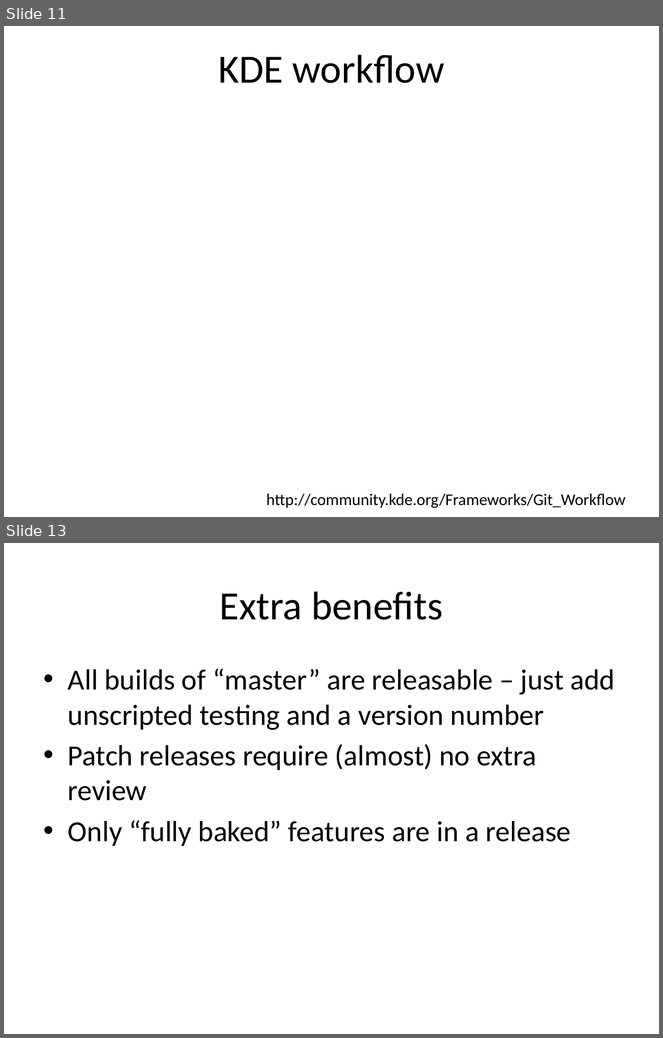
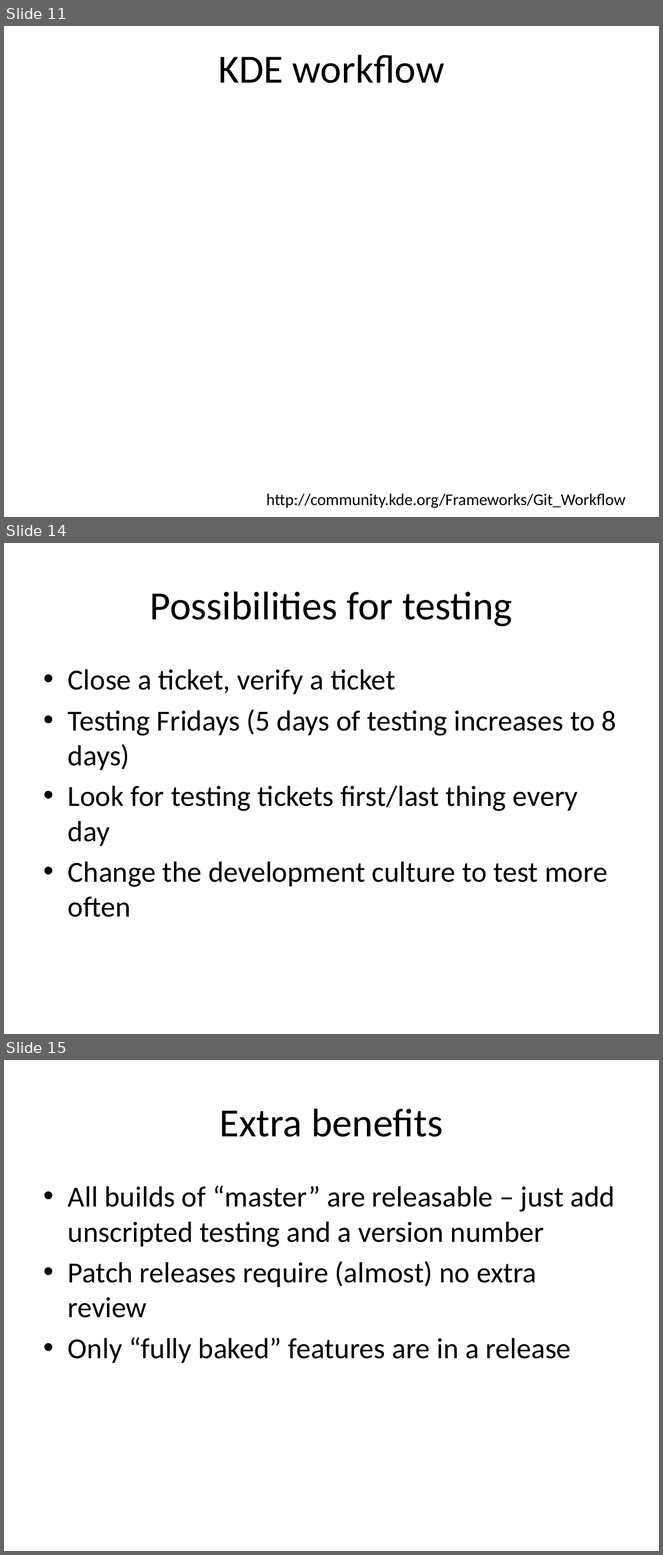
Before and after one commit to mantidproject/documents, a slide deck: Presentations/DevMeeting20120208_stablemaster.pptx. Shown one above the other, each under a label of ours: slides 11 and 13 before the commit, slides 11, 14 and 15 after it; the slides between them are not shown. The pictures are 663x1038 and 663x1555 pixels, drawn with LibreOffice and Linux fonts; fonts in the diff are those of the drawing; background and template pictures are left out. Boxes give left, top, right and bottom in pixels: in the first picture for what was removed or moved away, otherwise in the second. Text is boxed around its words. In the diff, an @@ line names an element or a change of style, - is before the commit and + after.

```diff
--- a/Presentations/DevMeeting20120208_stablemaster.pptx
+++ b/Presentations/DevMeeting20120208_stablemaster.pptx
@@ slide 14 added at [4,543,659,1034], background #FFFFFF @@
@@ title added at [150,591,513,627], 44 pt, text #000000 @@
+Possibilities for testing
@@ text added at [68,669,617,917], 32 pt, text #000000 @@
+• Close a ticket, verify a ticket
+• Testing Fridays (5 days of testing increases to 8 days)
+• Look for testing tickets first/last thing every day
+• Change the development culture to test more often
@@ what was slide 13 is now slide 15 @@
```
Also in this commit, not shown: 3 slides changed, 1 other slide added.
